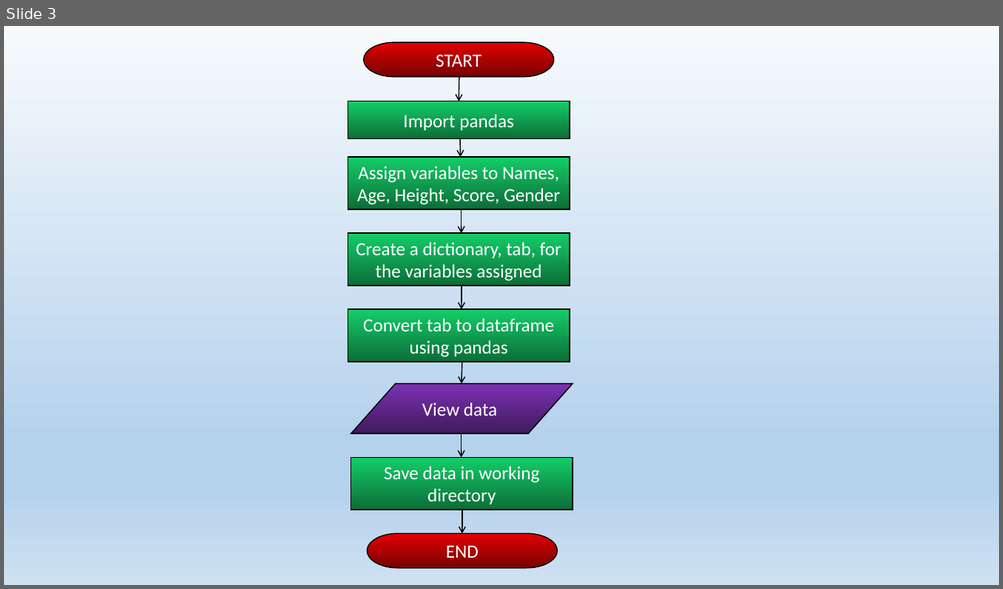
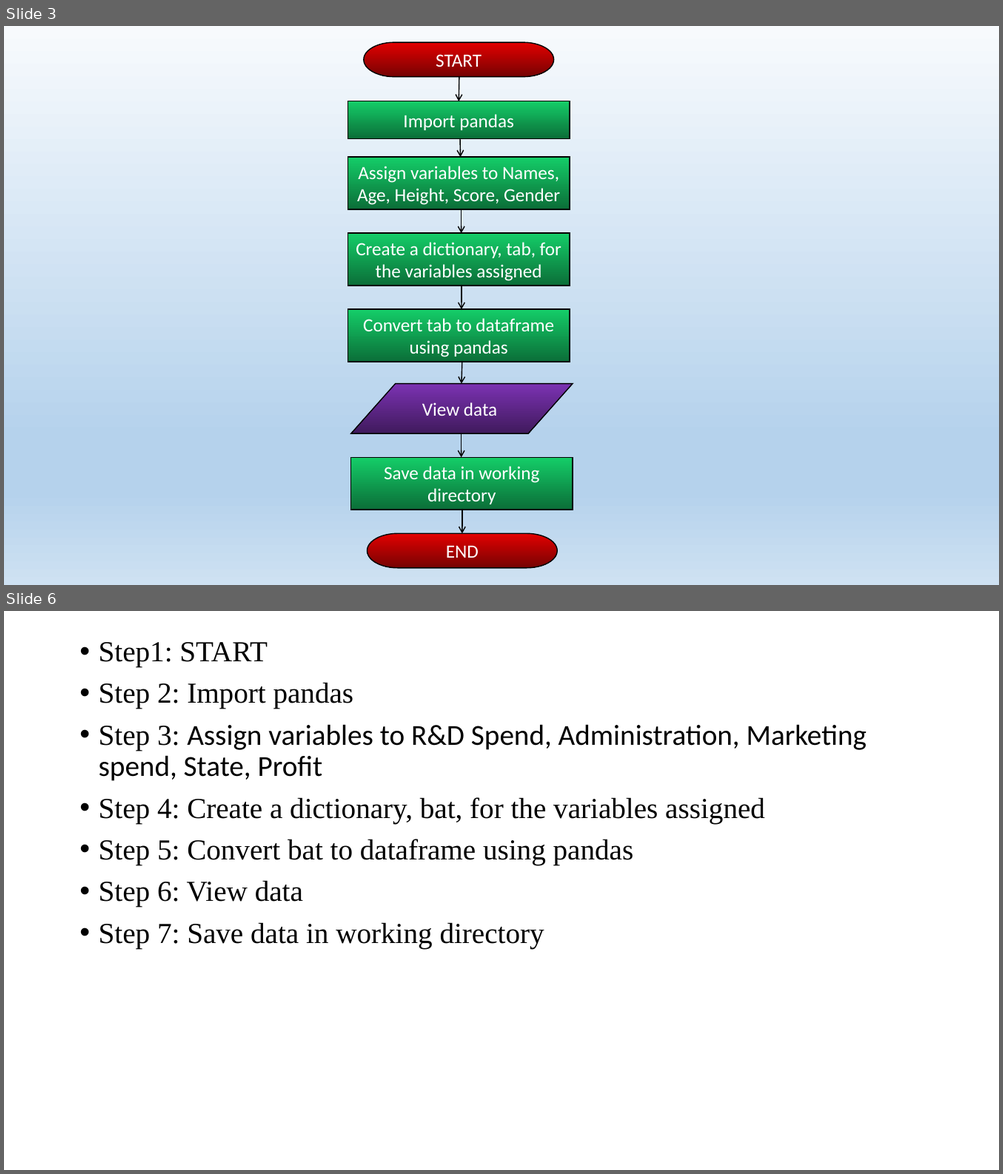
Before and after one commit to ciscollie/francisCSC102, a slide deck: Algorithm for students 27_4_21.pptx. Shown one above the other, each under a label of ours: slide 3 before the commit, slides 3 and 6 after it; the slides between them are not shown. The pictures are 1003x589 and 1003x1174 pixels, drawn with LibreOffice and Linux fonts; fonts in the diff are those of the drawing. Boxes give left, top, right and bottom in pixels: in the first picture for what was removed or moved away, otherwise in the second. Text is boxed around its words. In the diff, an @@ line names an element or a change of style, - is before the commit and + after.

```diff
--- a/Algorithm for students 27_4_21.pptx
+++ b/Algorithm for students 27_4_21.pptx
@@ slide 6 added at (4,611,999,1170), background #FFFFFF @@
@@ text added at (99,642,866,948), 28 pt, text #000000 @@
+• Step1: START
+• Step 2: Import pandas
+• Step 3: Assign variables to R&D Spend, Administration, Marketing spend, State, Profit
+• Step 4: Create a dictionary, bat, for the variables assigned
+• Step 5: Convert bat to dataframe using pandas
+• Step 6: View data
+• Step 7: Save data in working directory
```
Also in this commit, not shown: 5 other slides added, 3 other files.
